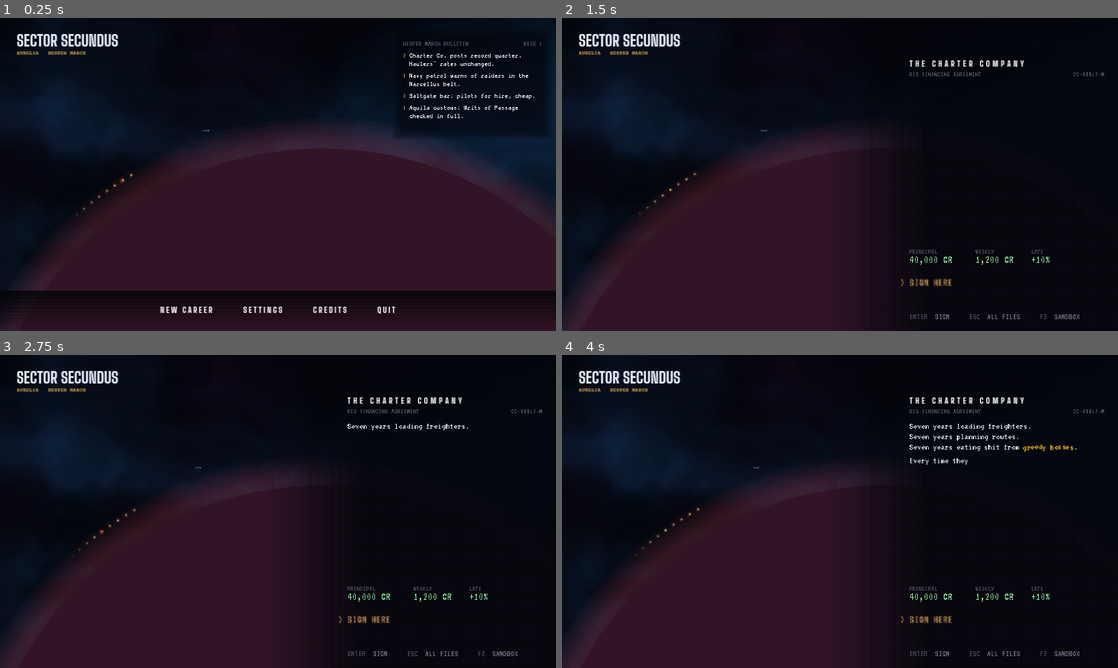
Above: before the commit, frames 1-4 (two rows, left to right).
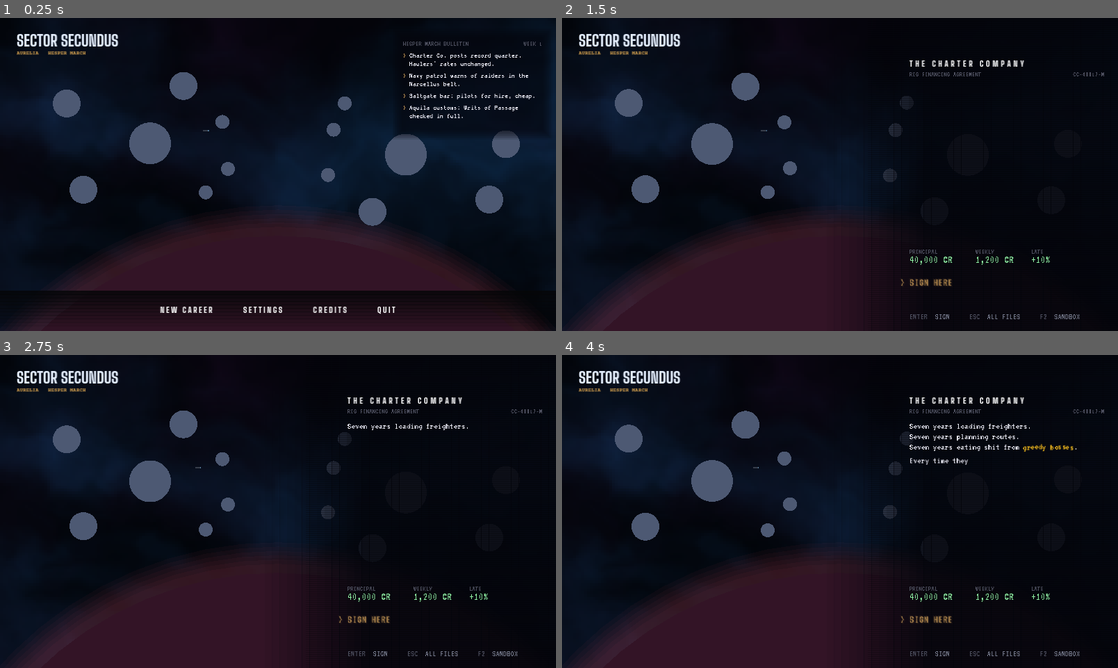
Above: after the commit, the same moments.

Repository: Donkey-Haute-01000001/Starry-Cluster
Game: Godot game, scene res://scenes/start.tscn
Same seed, same stepped clock (60 frames per second), same inputs: the game is played once before the commit and once after it.
Inputs (mouse positions are in pixels of both pictures, inside the frame that each line leads up to):
- Up to frame 1 (0.25 s): no input
- Up to frame 2 (1.5 s): click "NEW CAREER" at 0.5 s; tap Enter at 1.25 s; drag from (840, 174) to (895, 105) at 1.27 s
- Up to frame 3 (2.75 s): drag from (278, 511) to (250, 574) at 2.02 s
- Up to frame 4 (4 s): move the mouse to (1012, 502) at 2.77 s; hold D (strafe_right) 2.78-3.5 s; hold G (autopilot) 2.78-3.5 s; click (1012, 502) at 2.92 s; tap Space (fire_fixed) at 3.5 s; drag from (812, 574) to (673, 464) at 3.52 s

The runs differ from the first frame. In frame 1, 28% of the frame differs, in the area x 0-100%, y 17-100%; in frame 2, 13%; in frame 3, 13%; in frame 4, 13%.

Commit message:
Title: navy and Dynasty squadrons face off over Aurelia
Federation navy (Klaed pack) on the left, Dynasty (Nairan pack) on the
right, holding station, engines idling. Idea: Vishnu.

Co-Authored-By: Claude Opus 5.5 <noreply@anthropic.com>
Claude-Session: https://claude.ai/code/session_01YXxgp2YbPcjuoa3UuYJDMk

Diff:
--- a/scripts/title_scene.gd
+++ b/scripts/title_scene.gd
@@ -1,12 +1,19 @@
 class_name TitleScene
 extends Control
-## The live title scene: Aurelia, huge and slowly turning, its limb across the
-## lower screen. A Charter convoy crawls over the night side, running lights
-## only. Draws the bought art when it's there and plain shapes when it isn't.
+## The live title scene: a Federation navy squadron and a Dynasty squadron
+## hold station face to face over Aurelia's limb. Nobody fires. Draws the
+## bought art when it's there and plain shapes when it isn't.
 
 const PLANET := "planets/laviria"
 const TRAFFIC := ["ships/diverger.png", "ships/harbinger.png", "ships/raven.png"]
-const CONVOY := 9
+## [pack dir, x, y (fractions of the screen), scale]. Navy on the left facing
+## right, the Dynasty mirrored on the right facing left.
+const NAVY := [["klaed/dreadnought", 0.27, 0.40, 3.0], ["klaed/battlecruiser", 0.12, 0.27, 2.0],
+	["klaed/frigate", 0.15, 0.55, 2.0], ["klaed/frigate", 0.33, 0.22, 2.0],
+	["klaed/fighter", 0.40, 0.33, 1.0], ["klaed/fighter", 0.41, 0.48, 1.0], ["klaed/fighter", 0.37, 0.56, 1.0]]
+const DYNASTY := [["nairan/dreadnought", 0.73, 0.44, 3.0], ["nairan/battlecruiser", 0.88, 0.58, 2.0],
+	["nairan/frigate", 0.91, 0.40, 2.0], ["nairan/frigate", 0.67, 0.62, 2.0],
+	["nairan/fighter", 0.60, 0.36, 1.0], ["nairan/fighter", 0.59, 0.50, 1.0], ["nairan/fighter", 0.62, 0.27, 1.0]]
 
 var _t := 0.0
 var _planet: Array = []
@@ -29,9 +36,36 @@
 		size = get_viewport_rect().size
 	_draw_traffic()
 	var d := size.y * 2.3
-	var c := Vector2(size.x * 0.58, size.y * 1.52)
-	_draw_planet(c, d)
-	_draw_convoy(c, d * 0.5 + 34.0)
+	_draw_planet(Vector2(size.x * 0.5, size.y * 1.8), d)
+	for i in NAVY.size():
+		_draw_ship(NAVY[i], PI * 0.5, i)
+	for i in DYNASTY.size():
+		_draw_ship(DYNASTY[i], -PI * 0.5, i + 10)
+
+
+## One pack ship at idle: engine glow cycling, a slow bob.
+func _draw_ship(s: Array, rot: float, seed: int) -> void:
+	var dir := "ships/" + str(s[0])
+	var base := Art.tex(dir + "/base.png")
+	var p := Vector2(size.x * float(s[1]), size.y * float(s[2]))
+	p.y += sin(_t * 0.6 + seed * 1.7) * 3.0
+	var k := float(s[3]) * size.y / 900.0
+	if base == null:
+		draw_circle(p, 20.0 * k, Color(0.3, 0.35, 0.45))
+		return
+	draw_set_transform(p.round(), rot, Vector2(k, k))
+	var eng := Art.tex(dir + "/engine.png")
+	if eng:
+		var h := eng.get_height()
+		var n := maxi(1, eng.get_width() / h)
+		var f := int(_t * 7.0 + seed) % n
+		draw_texture_rect_region(eng, Rect2(-Vector2(h, h) * 0.5, Vector2(h, h)), Rect2(f * h, 0, h, h), Color(1, 1, 1, 0.7))
+	draw_texture_rect(base, Rect2(-base.get_size() * 0.5, base.get_size()), false)
+	var w := Art.tex(dir + "/weapons.png")
+	if w:
+		var h2 := w.get_height()
+		draw_texture_rect_region(w, Rect2(-Vector2(h2, h2) * 0.5, Vector2(h2, h2)), Rect2(0, 0, h2, h2))
+	draw_set_transform(Vector2.ZERO)
 
 
 func _draw_planet(c: Vector2, d: float) -> void:
@@ -43,22 +77,6 @@
 		return
 	var f: Texture2D = _planet[int(_t * 2.0) % _planet.size()]
 	draw_texture_rect(f, Rect2(c - Vector2(d, d) * 0.5, Vector2(d, d)), false)
-
-
-## Haulers nose to tail along the limb, left to right, a red beacon blinking on each.
-func _draw_convoy(c: Vector2, r: float) -> void:
-	var span := 1.5
-	for i in CONVOY:
-		var u := fmod(_t * 0.004 + i * 0.026, span)
-		var ang := -PI * 0.5 - span * 0.5 + u
-		var p := c + Vector2(cos(ang), sin(ang)) * r
-		var fade := clampf(minf(u, span - u) / 0.12, 0.0, 1.0)
-		draw_circle(p, 1.8, Color(1.0, 0.86, 0.62, 0.95 * fade))
-		draw_circle(p, 6.0, Color(1.0, 0.75, 0.4, 0.16 * fade))
-		if fmod(_t + i * 0.37, 1.4) < 0.1:
-			var q := p - Vector2(cos(ang + PI * 0.5), sin(ang + PI * 0.5)) * 4.0
-			draw_circle(q, 1.4, Color(1.0, 0.3, 0.25, fade))
-			draw_circle(q, 7.0, Color(1.0, 0.3, 0.25, 0.2 * fade))
 
 
 ## Two ships crossing far behind, small and dim.
